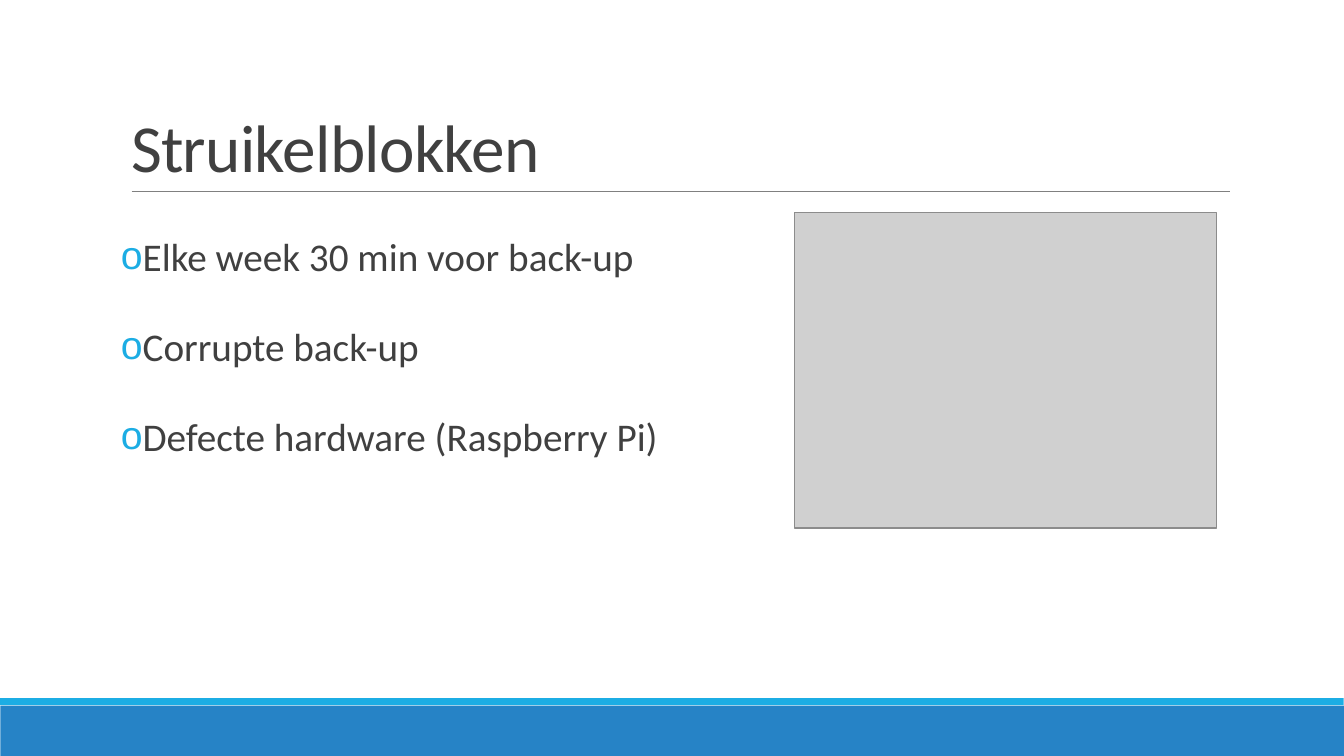
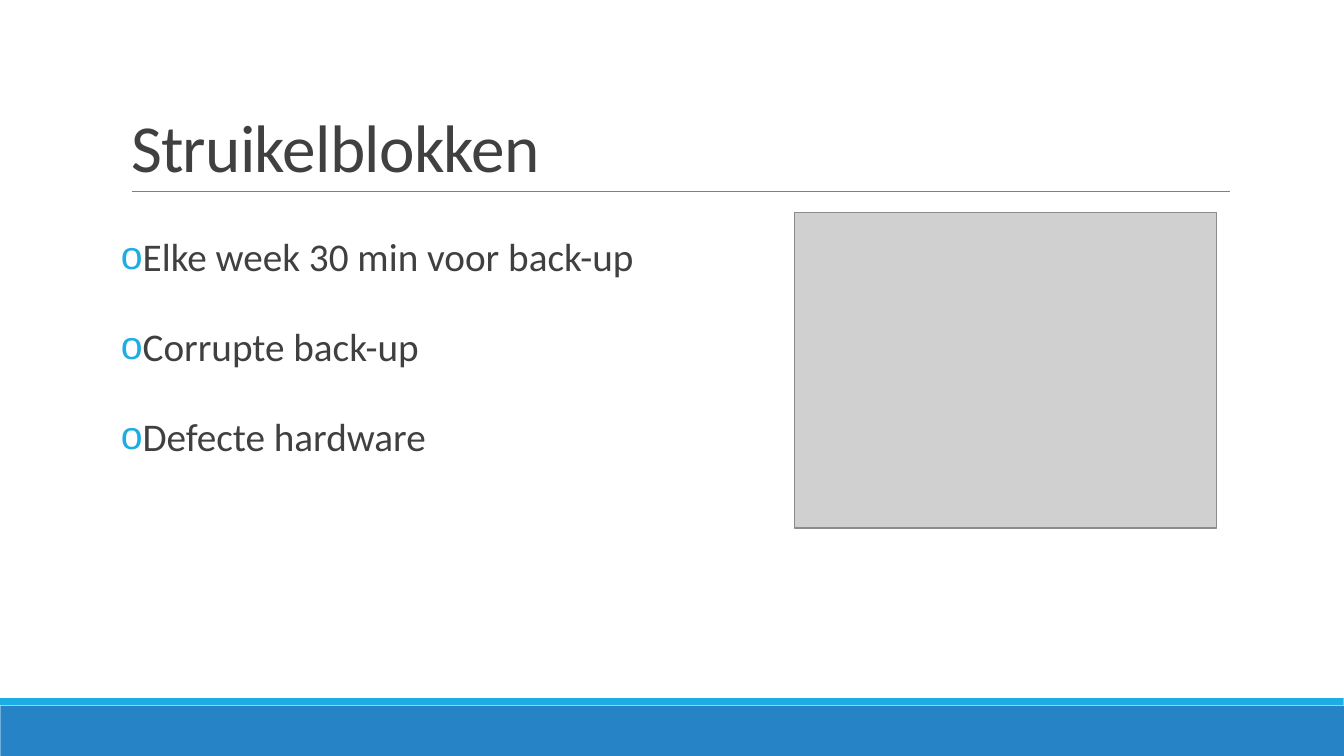
Before and after one commit to RubenVanmaelsaeke/datacommunication_project2015, a slide deck: slide 4 of 2NMCT_ruben_joren_PRESENTATIE.docx.pptx. Drawn at 1344x756 pixels with LibreOffice and Linux fonts; fonts in the diff are those of the drawing; grey boxes stand for pictures. Boxes give left, top, right and bottom in pixels: in the first picture for what was removed or moved away, otherwise in the second. Text is boxed around its words. In the diff, an @@ line names an element or a change of style, - is before the commit and + after.

```diff
--- a/2NMCT_ruben_joren_PRESENTATIE.docx.pptx
+++ b/2NMCT_ruben_joren_PRESENTATIE.docx.pptx
@@ text at <box>143,423,426,452</box>: text changed @@
-o Defecte hardware (Raspberry Pi)
+o Defecte hardware
```
Also in this commit, not shown: 1 other file.
